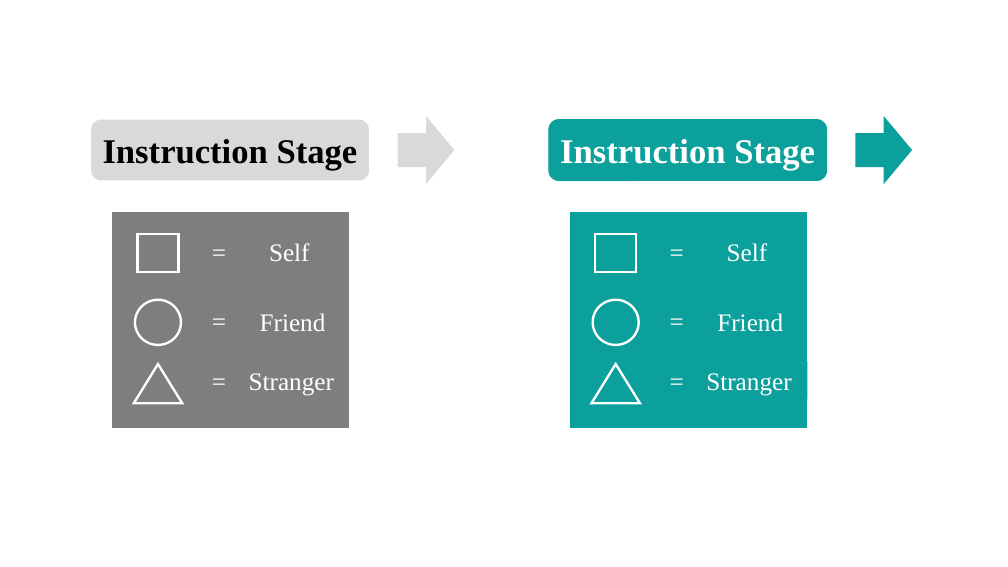
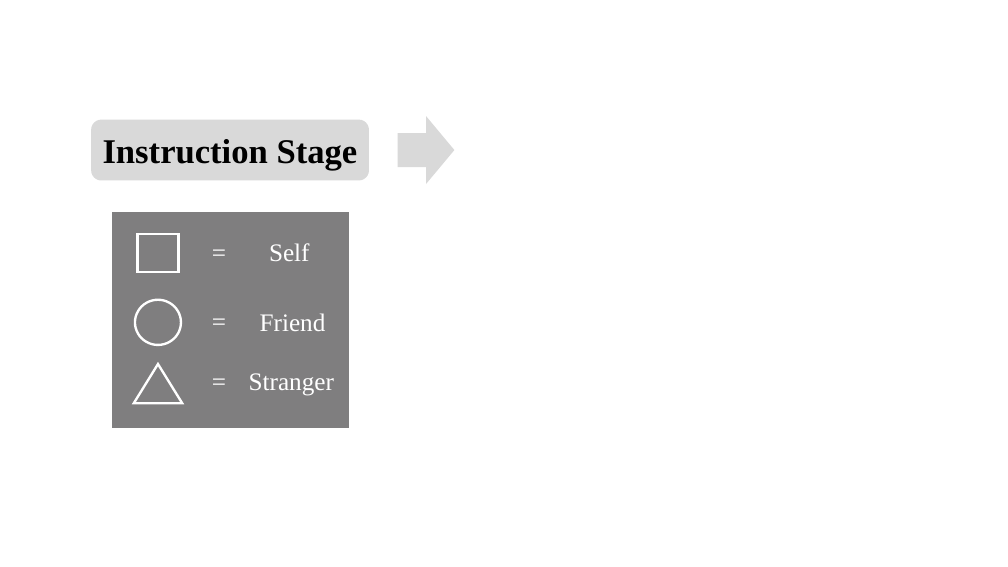
Before and after one commit to Chuan-Peng-Lab/ReliabilitySPE, a slide deck: slide 1 of 1_Protocol/1_2_Planned_Analysis/1_2_2_OUTPUT/SALT.pptx (slide 2 before the commit). Drawn at 1008x567 pixels with LibreOffice and Linux fonts; fonts in the diff are those of the drawing. Boxes give left, top, right and bottom in pixels: in the first picture for what was removed or moved away, otherwise in the second. Text is boxed around its words. In the diff, an @@ line names an element or a change of style, - is before the commit and + after.

```diff
--- a/1_Protocol/1_2_Planned_Analysis/1_2_2_OUTPUT/SALT.pptx
+++ b/1_Protocol/1_2_Planned_Analysis/1_2_2_OUTPUT/SALT.pptx
@@ rounded rectangle removed at bbox=[549, 119, 827, 181] @@
-Instruction Stage
@@ right arrow removed at bbox=[855, 116, 912, 185] @@
@@ group removed at bbox=[569, 211, 808, 428]: 6 texts, 2 rectangles, 1 ellipse, 1 triangle @@
-=
-=
-=
-Self
-Friend
-Stranger
```
Also in this commit, not shown: 3 other slides changed, 3 slides added, 5 slides removed, 7 other files.
